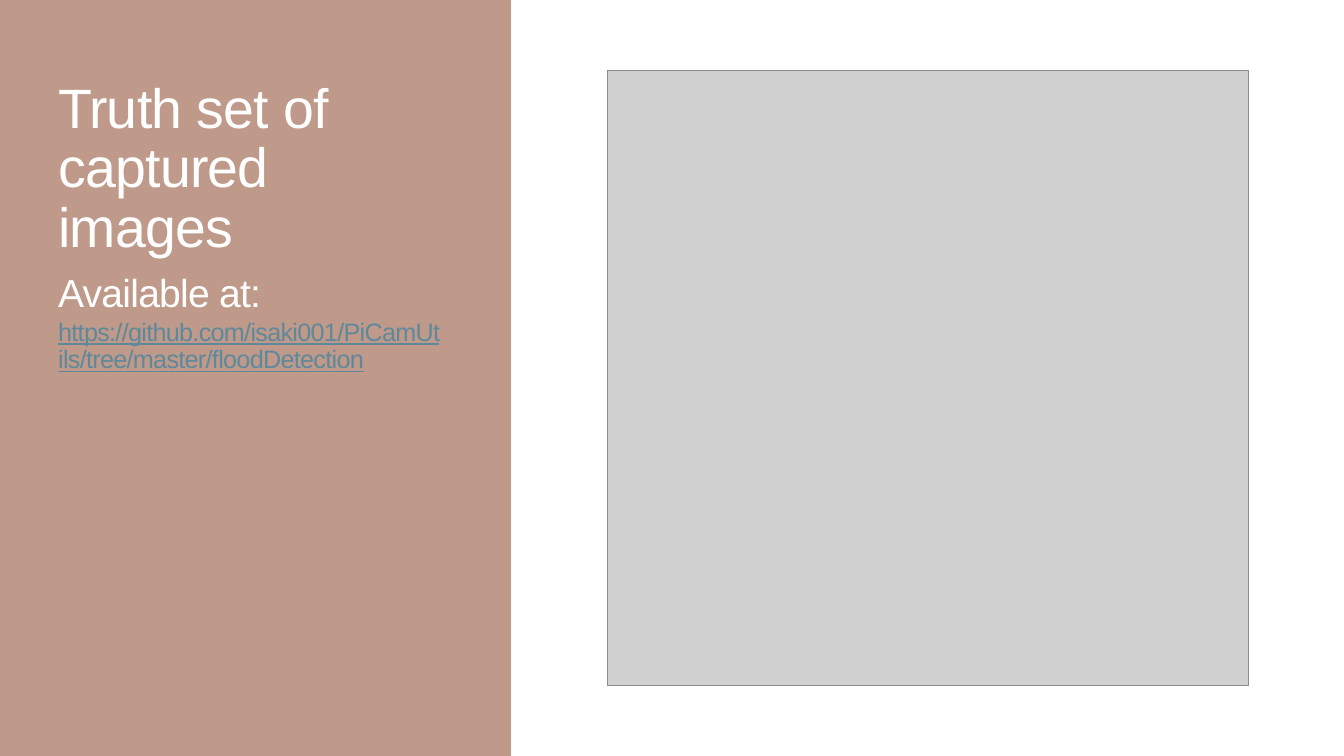
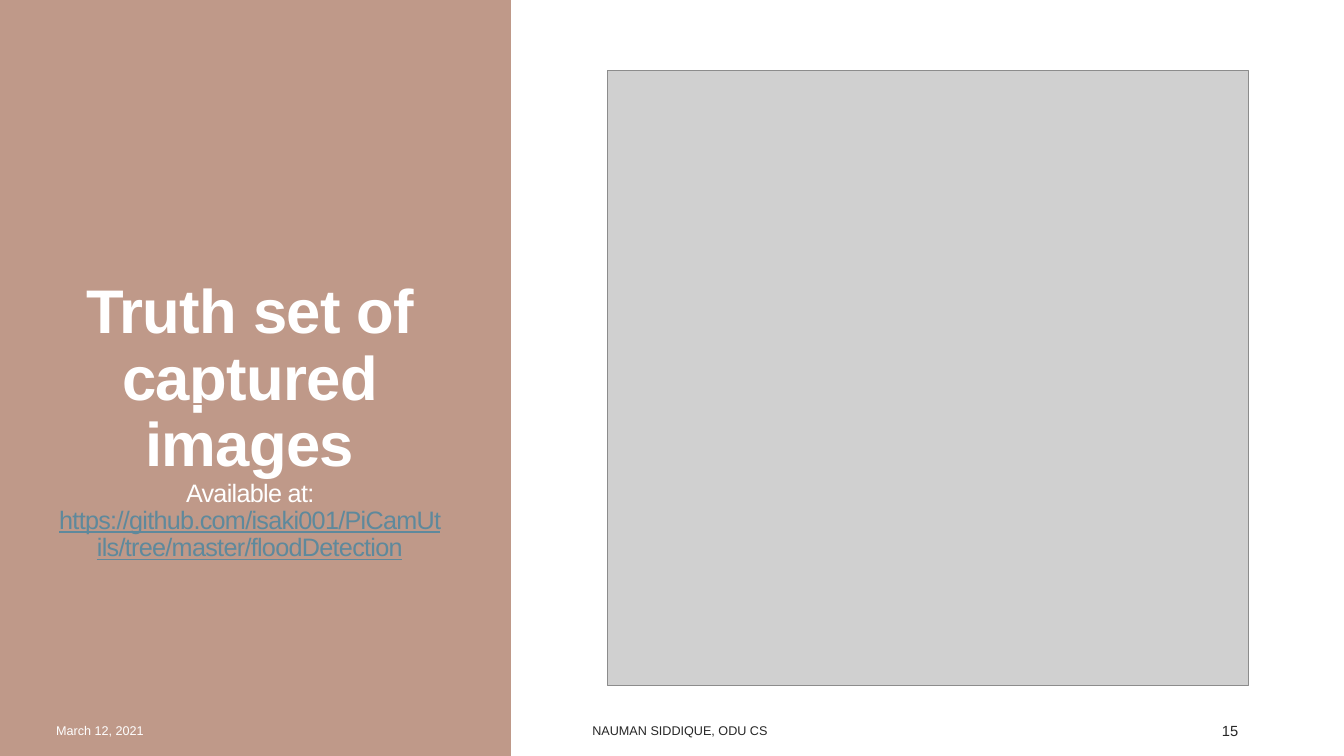
Before and after one commit to isaki001/PiCamUtils, a slide deck: slide 15 of floodDetection/report/Flood Detection using Raspberry Pi.pptx. Drawn at 1344x756 pixels with LibreOffice and Linux fonts; fonts in the diff are those of the drawing; grey boxes stand for pictures. Boxes give left, top, right and bottom in pixels: in the first picture for what was removed or moved away, otherwise in the second. Text is boxed around its words. In the diff, an @@ line names an element or a change of style, - is before the commit and + after.

```diff
--- a/floodDetection/report/Flood Detection using Raspberry Pi.pptx
+++ b/floodDetection/report/Flood Detection using Raspberry Pi.pptx
@@ title "Truth set of captured images ..." at box(59, 288, 441, 560): size 39.6 to 44 pt, bold on in "Truth set of captured images"; size 27.9 to 18 pt in "Available at:"; alignment left to centre @@
@@ text added at box(56, 726, 144, 736), 9 pt, text #FFFFFF @@
+March 12, 2021
@@ text added at box(592, 726, 768, 738), 9 pt, text #262626 @@
+NAUMAN SIDDIQUE, ODU CS
@@ page number added at box(1222, 726, 1238, 736), 10.5 pt, text #262626 @@
+15
```
Also in this commit, not shown: 34 other slides changed.
